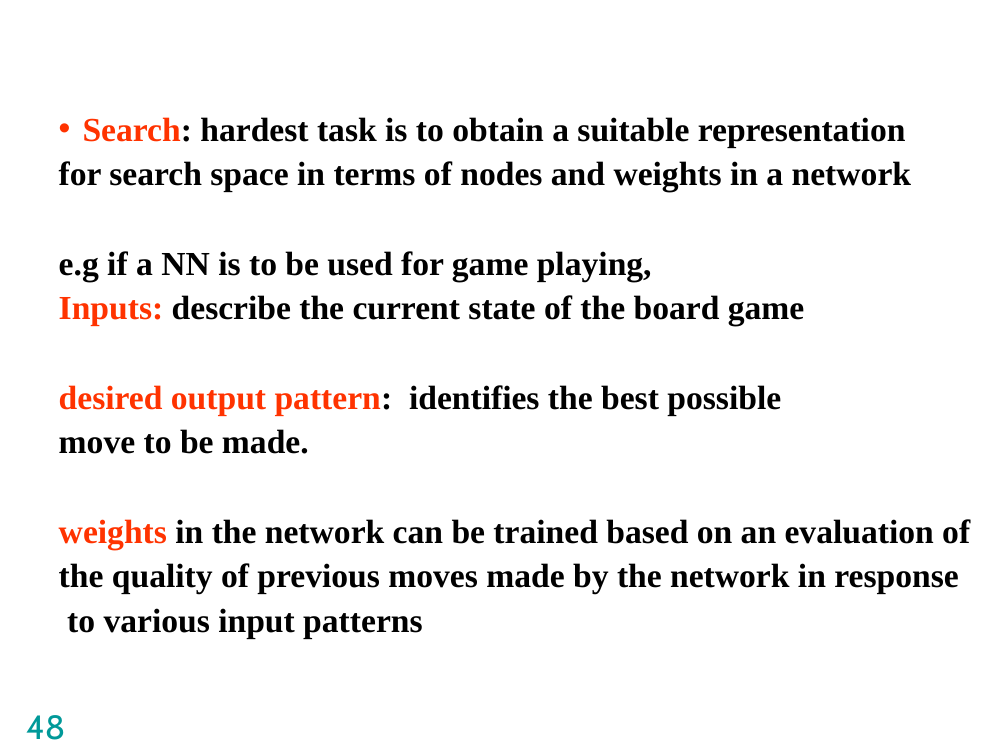
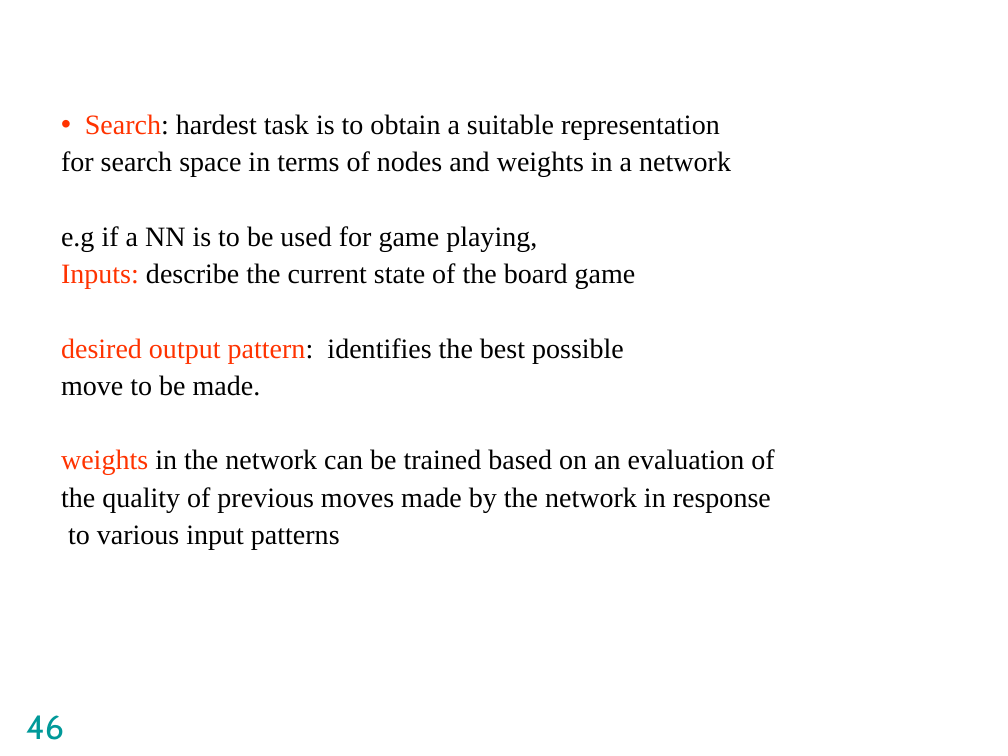
Before and after one commit to sireeshacse/machinelearning, a slide deck: slide 46 of Lecture Notes/4_ANNs.ppt (slide 48 before the commit). Drawn at 1008x756 pixels with LibreOffice and Linux fonts; fonts in the diff are those of the drawing; background and template pictures are left out. Boxes give left, top, right and bottom in pixels: in the first picture for what was removed or moved away, otherwise in the second. Text is boxed around its words. In the diff, an @@ line names an element or a change of style, - is before the commit and + after.

```diff
--- a/Lecture Notes/4_ANNs.ppt
+++ b/Lecture Notes/4_ANNs.ppt
@@ text "Search: hardest task is to ..." at bbox=[61, 114, 774, 549]: size 24 to 20 pt, bold off; less space between paragraphs @@
@@ page number at bbox=[26, 715, 64, 740]: text changed @@
-48
+46
```
Also in this commit, not shown: 6 other slides changed, 3 slides removed, 4 other files.
